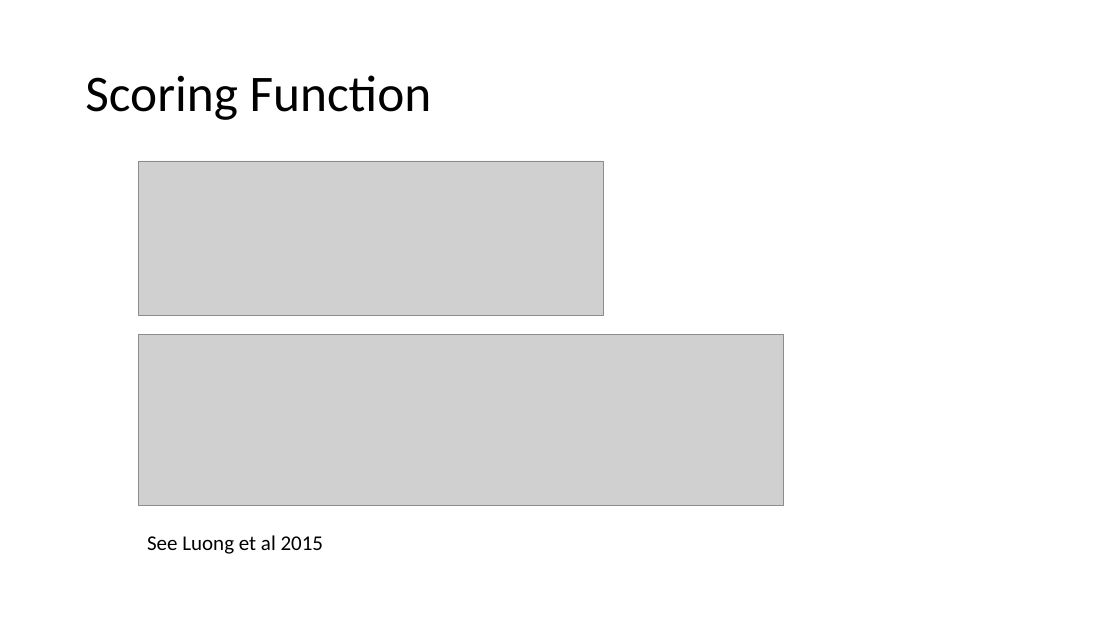
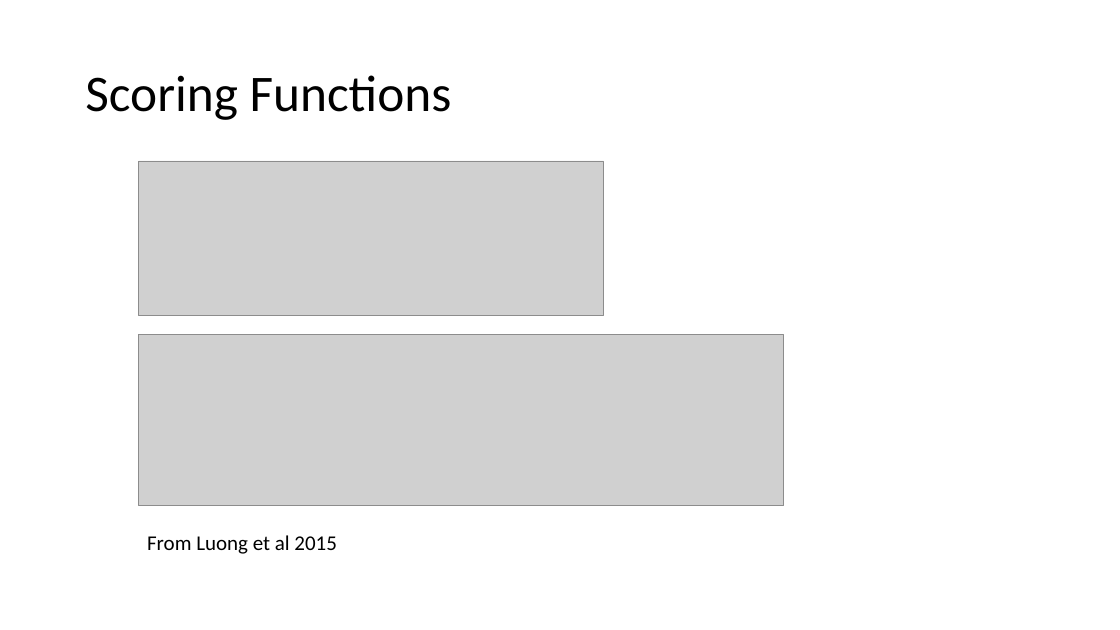
Before and after one commit to clinzy/AttentionModels101, a slide deck: slide 5 of AttentionModels101-DSNashville.pptx. Drawn at 1120x630 pixels with LibreOffice and Linux fonts; fonts in the diff are those of the drawing; grey boxes stand for pictures. Boxes give left, top, right and bottom in pixels: in the first picture for what was removed or moved away, otherwise in the second. Text is boxed around its words. In the diff, an @@ line names an element or a change of style, - is before the commit and + after.

```diff
--- a/AttentionModels101-DSNashville.pptx
+++ b/AttentionModels101-DSNashville.pptx
@@ title at box(85, 75, 452, 120): text changed @@
-Scoring Function
+Scoring Functions
@@ text at box(147, 535, 337, 554): text changed @@
-See Luong et al 2015
+From Luong et al 2015
```
Also in this commit, not shown: 11 other slides changed.
